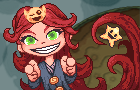
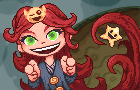
Layer changes from the first (140, 90) image to the second:
renamed "Layer 3" to "Layer 6", painted on it over [23, 24, 64, 53]
hid "Layer 5", painted on it over [23, 24, 64, 53]
